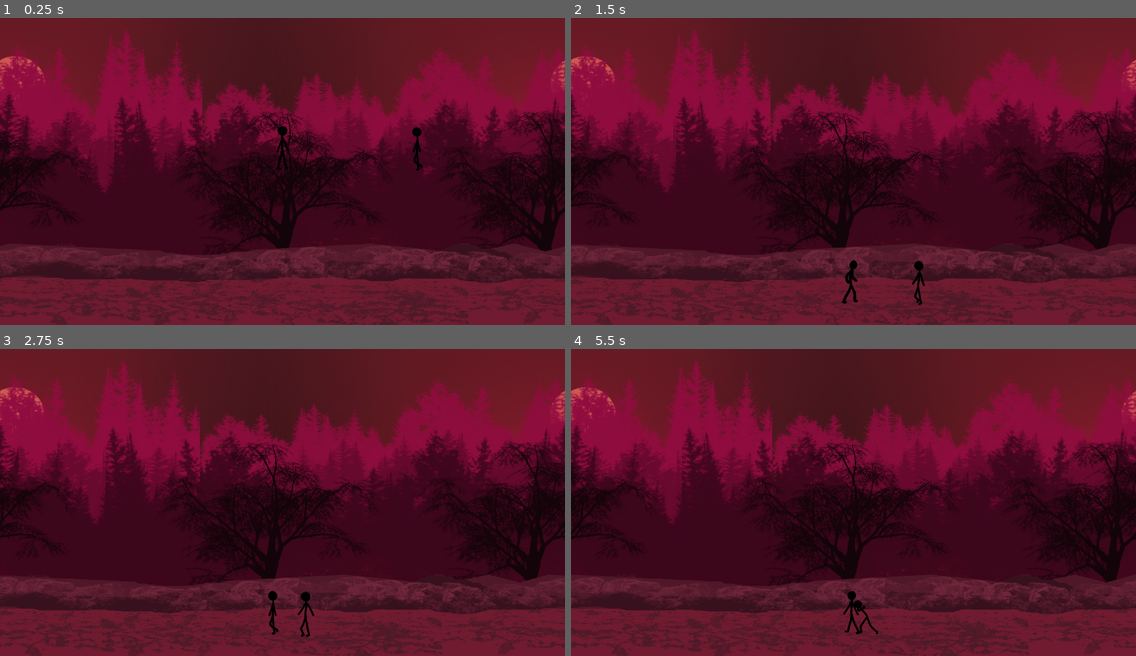
Above: before the commit, frames 1-4 (two rows, left to right).
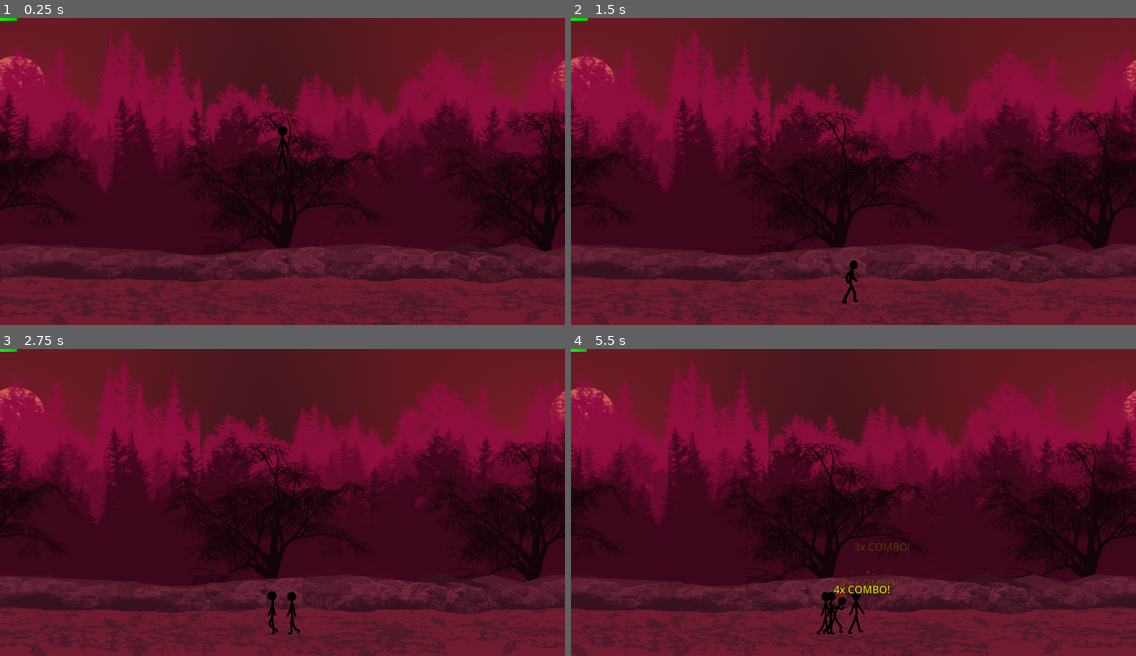
Above: after the commit, the same moments.

Repository: SUGANTH-V-27/stickman
Game: Godot game, scene res://scenes/main.tscn
Same seed, same stepped clock (60 frames per second), same inputs: the game is played once before the commit and once after it.
Inputs:
- Up to frame 1 (0.25 s): no input
- Up to frame 2 (1.5 s): hold Space (attack) 0.53-1.28 s; hold Right (ui_right) from 0.53 s (still down); tap K (kick) at 0.8, 1.35 s
- Up to frame 3 (2.75 s): tap Space (attack) at 1.55 s; release Right (ui_right) at 2.03 s; hold Left (ui_left) from 2.03 s (still down); hold Space (attack) from 2.03 s (still down); tap K (kick) at 2.3 s
- Up to frame 4 (5.5 s): release Left (ui_left) at 2.78 s; release Space (attack) at 2.78 s; hold Right (ui_right) 2.78-4.28 s; tap K (kick) at 2.85, 3.8, 4.35, 5.3 s; tap Space (attack) at 3.05, 4.55 s; hold Space (attack) 3.53-4.28 s; hold Left (ui_left) 4.28-5.03 s; hold Right (ui_right) from 5.03 s (still down); hold Space (attack) from 5.03 s (still down)

The runs differ from the first frame. In frame 1, 0.2% of the frame differs, in the area x 0-75%, y 0-50%; in frame 2, 5.1%; in frame 3, 6.6%; in frame 4, 20%, in the area x 0-100%, y 0-100%.

Commit message:
health bar blood animation spawn system done

Diff:
--- /dev/null
+++ b/Scripts/CombatSystem.gd
@@ -0,0 +1,219 @@
+# CombatSystem.gd - Handles combat visual effects and combo tracking
+extends Node
+
+# Combat configuration
+const COMBO_WINDOW = 2.0  # seconds to maintain combo
+const DAMAGE_NUMBER_DURATION = 0.8
+const SCREEN_SHAKE_INTENSITY = 5.0
+
+# References
+var scene_root: Node = null
+var camera: Camera2D = null
+
+# Combo tracking
+var combo_counts = {}  # Dictionary to track combos per entity
+var combo_timers = {}
+
+func _init(scene):
+	scene_root = scene
+
+func set_camera(cam: Camera2D):
+	camera = cam
+
+# ==================== VISUAL EFFECTS ====================
+
+# Show floating damage number
+func show_damage_number(position: Vector2, damage: int):
+	var label = Label.new()
+	label.text = "-" + str(damage)
+	label.add_theme_font_size_override("font_size", 24)
+	label.add_theme_color_override("font_color", Color.RED)
+	label.add_theme_color_override("font_outline_color", Color.BLACK)
+	label.add_theme_constant_override("outline_size", 3)
+	label.z_index = 50
+
+
+	label.global_position = position - Vector2(0, 30)
+	scene_root.add_child(label)
+
+	# Animate upward and fade
+	var tween = create_tween()
+	tween.set_parallel(true)
+	tween.tween_property(label, "position:y", label.position.y - 50, DAMAGE_NUMBER_DURATION)
+	tween.tween_property(label, "modulate:a", 0.0, DAMAGE_NUMBER_DURATION)
+
+	await tween.finished
+	label.queue_free()
+
+# Screen shake effect
+func shake_camera(duration: float, intensity: float):
+	if camera == null:
+		return
+
+	var original_offset = camera.offset
+	var elapsed = 0.0
+
+	while elapsed < duration:
+		camera.offset = original_offset + Vector2(
+			randf_range(-intensity, intensity),
+			randf_range(-intensity, intensity)
+		)
+		elapsed += get_process_delta_time()
+		await scene_root.get_tree().process_frame
+
+	camera.offset = original_offset
+
+# Flash sprite red (enhanced hit feedback)
+func flash_damage(sprite: AnimatedSprite2D, flash_count: int = 3):
+	if sprite == null:
+		return
+
+	var original_modulate = sprite.modulate
+
+	for i in range(flash_count):
+		sprite.modulate = Color.RED
+		await scene_root.get_tree().create_timer(0.05).timeout
+		sprite.modulate = original_modulate
+		await scene_root.get_tree().create_timer(0.05).timeout
+
+# ==================== COMBO SYSTEM ====================
+
+# Update combo for attacker
+func update_combo(attacker: Node):
+	var attacker_id = attacker.get_instance_id()
+
+	# Check if combo timer exists
+	if combo_timers.has(attacker_id):
+		var time_since_last = Time.get_ticks_msec() - combo_timers[attacker_id]
+
+		if time_since_last < COMBO_WINDOW * 1000:
+			# Continue combo
+			combo_counts[attacker_id] = combo_counts.get(attacker_id, 0) + 1
+		else:
+			# Reset combo
+			combo_counts[attacker_id] = 1
+	else:
+		# First hit
+		combo_counts[attacker_id] = 1
+
+	combo_timers[attacker_id] = Time.get_ticks_msec()
+
+	return combo_counts[attacker_id]
+
+# Get current combo count
+func get_combo(attacker: Node) -> int:
+	return combo_counts.get(attacker.get_instance_id(), 0)
+
+# Reset combo
+func reset_combo(attacker: Node):
+	var attacker_id = attacker.get_instance_id()
+	combo_counts.erase(attacker_id)
+	combo_timers.erase(attacker_id)
+
+# Show combo text
+func show_combo_text(position: Vector2, combo: int):
+	if combo < 2:
+		return
+
+	var label = Label.new()
+	label.text = str(combo) + "x COMBO!"
+	label.add_theme_font_size_override("font_size", 28)
+	label.add_theme_color_override("font_color", Color.YELLOW)
+	label.add_theme_color_override("font_outline_color", Color.BLACK)
+	label.add_theme_constant_override("outline_size", 4)
+	label.z_index = 50
+
+
+	label.global_position = position - Vector2(0, 60)
+	scene_root.add_child(label)
+
+	# Animate with scale
+	var tween = create_tween()
+	tween.set_parallel(true)
+	tween.tween_property(label, "position:y", label.position.y - 40, 0.8)
+	tween.tween_property(label, "scale", Vector2(1.3, 1.3), 0.2).set_trans(Tween.TRANS_BACK)
+	tween.tween_property(label, "modulate:a", 0.0, 0.8).set_delay(0.2)
+
+	await tween.finished
+	label.queue_free()
+
+# Create blood particles on hit
+func create_blood_particles(position: Vector2, direction: int = 1):
+	for i in range(8):
+		var particle = ColorRect.new()
+		particle.size = Vector2(4, 4)
+		particle.color = Color(0.8, 0.1, 0.1, 1.0)  # Dark red blood
+		particle.global_position = position
+		scene_root.add_child(particle)
+
+		var angle = randf_range(-PI/3, PI/3) + (0 if direction > 0 else PI)
+		var distance = randf_range(20, 50)
+		var target = position + Vector2(cos(angle), sin(angle)) * distance
+
+		var tween = create_tween()
+		var fall_distance = randf_range(30, 60)
+		tween.set_parallel(true)
+		tween.tween_property(particle, "global_position", target + Vector2(0, fall_distance), 0.6)
+		tween.tween_property(particle, "modulate:a", 0.0, 0.6)
+
+		await tween.finished
+		particle.queue_free()
+
+# Create combo particles
+func create_combo_particles(position: Vector2, combo: int):
+
+
+	if combo < 3:
+		return
+
+	var colors = [Color.YELLOW, Color.ORANGE, Color.RED]
+	var color = colors[min(int(combo / 2), 2)]
+
+
+	for i in range(combo * 2):
+		var particle = ColorRect.new()
+		particle.size = Vector2(6, 6)
+		particle.color = color
+		particle.global_position = position
+		scene_root.add_child(particle)
+
+		var angle = randf() * TAU
+		var distance = randf_range(30, 80)
+		var target = position + Vector2(cos(angle), sin(angle)) * distance
+
+		var tween = create_tween()
+		tween.set_parallel(true)
+		tween.tween_property(particle, "global_position", target, 0.5)
+		tween.tween_property(particle, "modulate:a", 0.0, 0.5)
+
+		await tween.finished
+		particle.queue_free()
+
+# ==================== ENHANCED HIT HANDLER ====================
+
+# Call this when damage is dealt
+func on_hit(attacker: Node, target: Node, damage: int, position: Vector2):
+	# Update combo
+	var combo = update_combo(attacker)
+
+	# Show damage number
+	show_damage_number(position, damage)
+
+	# Blood particles effect
+	var direction = 1 if attacker.global_position.x < target.global_position.x else -1
+	create_blood_particles(position, direction)
+
+	# Flash target red
+	if target.has_node("Sprite") or target.has_node("AnimatedSprite2D"):
+		var sprite = target.get_node("AnimatedSprite2D") if target.has_node("AnimatedSprite2D") else target.get_node("Sprite")
+		flash_damage(sprite)
+
+	# Combo effects
+	if combo >= 2:
+		show_combo_text(position, combo)
+
+	if combo >= 3:
+		create_combo_particles(position, combo)
+		shake_camera(0.15, SCREEN_SHAKE_INTENSITY * (combo * 0.5))
+	else:
+		shake_camera(0.1, SCREEN_SHAKE_INTENSITY)
--- /dev/null
+++ b/Scripts/SpawnSystem.gd
@@ -0,0 +1,154 @@
+# SpawnSystem.gd - Handles enemy waves and boss spawning
+extends Node
+
+signal wave_started(wave_number, enemy_count)
+signal wave_completed(wave_number)
+signal boss_spawned
+signal game_won
+
+# Enemy scene
+var enemy_scene = preload("res://scenes/enemy.tscn")
+# var boss_scene = preload("res://scenes/boss.tscn")  # Uncomment when you have boss
+
+# Wave configuration
+const MAX_WAVES = 10
+const BASE_ENEMIES_PER_WAVE = 3
+const WAVE_DELAY = 3.0
+const ENEMY_SPAWN_INTERVAL = 1.0
+
+# Wave state
+var current_wave = 0
+var enemies_alive = 0
+var total_enemies_killed = 0
+var wave_active = false
+var boss_spawned_flag = false
+
+# References
+var scene_root: Node = null
+var spawn_positions = []
+
+func _init(scene):
+	scene_root = scene
+
+# Set spawn positions (call this from main scene)
+func set_spawn_positions(positions: Array):
+	spawn_positions = positions
+
+# Start wave-based gameplay
+func start_wave_mode():
+	current_wave = 0
+	enemies_alive = 0
+	total_enemies_killed = 0
+	boss_spawned_flag = false
+	start_next_wave()
+
+# Start next wave
+func start_next_wave():
+	current_wave += 1
+
+	# Check if boss wave
+	if current_wave > MAX_WAVES and not boss_spawned_flag:
+		spawn_boss()
+		return
+
+	var enemy_count = get_enemies_for_wave(current_wave)
+	wave_active = true
+
+	emit_signal("wave_started", current_wave, enemy_count)
+	print("🌊 Wave ", current_wave, " starting with ", enemy_count, " enemies")
+
+	# Spawn enemies with delay
+	for i in range(enemy_count):
+		await scene_root.get_tree().create_timer(ENEMY_SPAWN_INTERVAL).timeout
+		spawn_enemy()
+
+# Calculate enemies for wave (scales with difficulty)
+func get_enemies_for_wave(wave: int) -> int:
+	return BASE_ENEMIES_PER_WAVE + int(wave / 2)
+
+# Spawn single enemy
+func spawn_enemy():
+	var enemy = enemy_scene.instantiate()
+
+	# Get random spawn position
+	var spawn_pos = get_random_spawn_position()
+	enemy.global_position = spawn_pos
+
+	scene_root.add_child(enemy)
+	enemies_alive += 1
+
+	# Connect death signal
+	if not enemy.is_connected("tree_exited", _on_enemy_died):
+		enemy.tree_exited.connect(_on_enemy_died)
+
+	print("👹 Enemy spawned at ", spawn_pos)
+	return enemy
+
+# Get random spawn position
+func get_random_spawn_position() -> Vector2:
+	if spawn_positions.size() > 0:
+		return spawn_positions[randi() % spawn_positions.size()]
+	else:
+		# Default spawn positions
+		var x = randf_range(100, 700)
+		return Vector2(x, 270)
+
+# Called when enemy dies
+func _on_enemy_died():
+	enemies_alive -= 1
+	total_enemies_killed += 1
+
+	print("💀 Enemy killed! Alive: ", enemies_alive, " | Total killed: ", total_enemies_killed)
+
+	# Check if wave complete
+	if enemies_alive == 0 and wave_active:
+		on_wave_complete()
+
+# Wave completed
+func on_wave_complete():
+	wave_active = false
+	emit_signal("wave_completed", current_wave)
+
+	print("✅ Wave ", current_wave, " complete!")
+
+	# Delay before next wave
+	scene_root.get_tree().create_timer(WAVE_DELAY).timeout.connect(start_next_wave)
+
+
+# Spawn boss
+func spawn_boss():
+	boss_spawned_flag = true
+	emit_signal("boss_spawned")
+
+	print("🔥 BOSS WAVE!")
+
+	# TODO: Spawn boss when you create boss scene
+	# var boss = boss_scene.instantiate()
+	# boss.global_position = Vector2(600, 270)
+	# scene_root.add_child(boss)
+	# enemies_alive += 1
+	# boss.tree_exited.connect(_on_boss_died)
+
+# Called when boss dies
+func _on_boss_died():
+	enemies_alive -= 1
+	emit_signal("game_won")
+	print("🏆 BOSS DEFEATED! YOU WIN!")
+
+# Get wave info (for UI)
+func get_wave_info() -> Dictionary:
+	return {
+		"current_wave": current_wave,
+		"max_waves": MAX_WAVES,
+		"enemies_alive": enemies_alive,
+		"total_killed": total_enemies_killed,
+		"is_boss_wave": current_wave > MAX_WAVES
+	}
+
+# Reset system
+func reset():
+	current_wave = 0
+	enemies_alive = 0
+	total_enemies_killed = 0
+	wave_active = false
+	boss_spawned_flag = false
--- a/scenes/enemy.gd
+++ b/scenes/enemy.gd
@@ -69,6 +69,7 @@
 	if can_attack:
 		attack()
 
+
 # ------------------------------------------------
 # ATTACK
 # ------------------------------------------------
@@ -101,6 +102,16 @@
 	if body.is_in_group("player"):
 		var dir := -1 if sprite.flip_h else 1
 		body.take_damage(attack_damage, dir, 200)
+
+		# Show damage effects
+		var main = get_tree().current_scene
+		if main and main.has_method("get") and main.get("combat_system"):
+			main.combat_system.on_hit(
+				self,
+				body,
+				attack_damage,
+				body.global_position
+			)
 
 # ------------------------------------------------
 # DAMAGE
--- /dev/null
+++ b/scenes/main.gd
@@ -0,0 +1,108 @@
+# main.gd - Main game scene
+extends Node2D
+
+# Systems
+var combat_system
+var spawn_system
+
+# Node references
+@onready var player = $player  # Your player node
+@onready var enemy = $enemy    # Remove this - enemies will be spawned!
+@onready var parallax_bg = $ParallaxBackground
+
+@onready var health_bar: TextureProgressBar = $UI/HealthBar
+
+func _ready():
+	print("🎮 Main scene loaded!")
+
+	# Health bar
+	player.health = player.max_health
+	health_bar.max_value = player.max_health
+	health_bar.value = player.health
+	player.health_changed.connect(_on_player_health_changed)
+
+	# Remove static enemy
+	if enemy:
+		enemy.queue_free()
+
+	# Initialize systems ONCE
+	setup_combat_system()
+	setup_spawn_system()
+
+	await get_tree().create_timer(1.0).timeout
+	spawn_system.start_wave_mode()
+
+func _on_player_health_changed(current: int, max: int) -> void:
+	health_bar.max_value = max
+	health_bar.value = current
+
+func _process(delta):
+	health_bar.value = player.health
+
+	# Handle parallax background scrolling
+	if parallax_bg:
+		var cam = player.get_node_or_null("Camera2D")
+		if cam:
+			var cam_pos = cam.get_screen_center_position()
+			parallax_bg.scroll_offset = cam_pos
+
+func setup_combat_system():
+	# Load and initialize combat system
+	var CombatSystemScript = preload("res://Scripts/CombatSystem.gd")
+
+	combat_system = CombatSystemScript.new(self)
+	combat_system.name = "CombatSystem"
+	add_child(combat_system)
+
+	# Set camera from player
+	var camera = player.get_node_or_null("Camera2D")
+	if camera:
+		combat_system.set_camera(camera)
+
+	print("✅ Combat System initialized")
+
+
+func setup_spawn_system():
+	# Load and initialize spawn system
+	var SpawnSystemScript = load("res://Scripts/SpawnSystem.gd")
+
+	spawn_system = SpawnSystemScript.new(self)
+	add_child(spawn_system)
+	# ✅ FIX: Set scene_root manually
+
+	# Set spawn positions (adjust these to your arena size)
+	spawn_system.set_spawn_positions([
+		Vector2(5100, 359),   # Left spawn (200 units left of player)
+		Vector2(5500, 359),   # Right spawn (200 units right of player)
+		Vector2(5300, 359)    # Center spawn (at player position)
+	])
+
+	# Connect signals for UI/events
+	spawn_system.wave_started.connect(_on_wave_started)
+	spawn_system.wave_completed.connect(_on_wave_completed)
+	spawn_system.boss_spawned.connect(_on_boss_spawned)
+	spawn_system.game_won.connect(_on_game_won)
+
+	print("✅ Spawn System initialized")
+
+# ==================== SIGNAL HANDLERS ====================
+
+func _on_wave_started(wave_number: int, enemy_count: int):
+	print("📢 UI: Wave ", wave_number, " started! Enemies: ", enemy_count)
+	# TODO: Update UI here
+	# Example: $WaveLabel.text = "Wave " + str(wave_number)
+
+func _on_wave_completed(wave_number: int):
+	print("📢 UI: Wave ", wave_number, " completed!")
+	# TODO: Show wave complete message
+	# Example: $MessageLabel.text = "Wave Complete!"
+
+func _on_boss_spawned():
+	print("📢 UI: BOSS FIGHT!")
+	# TODO: Show boss warning
+	# Example: $BossWarning.visible = true
+
+func _on_game_won():
+	print("📢 UI: VICTORY!")
+	# TODO: Show victory screen
+	# Example: $VictoryScreen.visible = true
--- a/scenes/main.tscn
+++ b/scenes/main.tscn
@@ -1,5 +1,6 @@
-[gd_scene load_steps=12 format=3 uid="uid://hsx47gtwbfoc"]
+[gd_scene load_steps=15 format=3 uid="uid://hsx47gtwbfoc"]
 
+[ext_resource type="Script" uid="uid://gyicvvqocdmw" path="res://scenes/main.gd" id="1_main"]
 [ext_resource type="PackedScene" uid="uid://cid21vx5nefym" path="res://scenes/player.tscn" id="1_o5qli"]
 [ext_resource type="PackedScene" uid="uid://d0ao3ieetescq" path="res://scenes/enemy.tscn" id="2_0wfyh"]
 [ext_resource type="Texture2D" uid="uid://cuairb2ngfnyb" path="res://assets/backgrounds/red_forest/2.png" id="3_85g3d"]
@@ -45,8 +46,16 @@
 [sub_resource type="RectangleShape2D" id="RectangleShape2D_85g3d"]
 size = Vector2(50000, 356)
 
+[sub_resource type="Gradient" id="Gradient_85g3d"]
+colors = PackedColorArray(0, 1, 0, 1, 0, 0.8, 0, 1)
+
+[sub_resource type="GradientTexture2D" id="GradientTexture2D_choun"]
+gradient = SubResource("Gradient_85g3d")
+width = 60
+height = 10
+
 [node name="Node2D" type="Node2D"]
-script = SubResource("GDScript_85g3d")
+script = ExtResource("1_main")
 
 [node name="player" parent="." instance=ExtResource("1_o5qli")]
 position = Vector2(5300, 359)
@@ -138,3 +147,11 @@
 [node name="CollisionShape2D" type="CollisionShape2D" parent="StaticBody2D"]
 position = Vector2(914, 1183)
 shape = SubResource("RectangleShape2D_85g3d")
+
+[node name="UI" type="CanvasLayer" parent="."]
+
+[node name="HealthBar" type="TextureProgressBar" parent="UI"]
+offset_right = 60.0
+offset_bottom = 40.0
+value = 100.0
+texture_progress = SubResource("GradientTexture2D_choun")
--- a/scenes/player.gd
+++ b/scenes/player.gd
@@ -11,12 +11,14 @@
 enum State { IDLE, MOVE, ATTACK, HIT, DEAD }
 var state: State = State.IDLE
 var health := 0
+signal health_changed(current: int, max: int)
+
 
 # -------------------- NODES --------------------
 @onready var sprite: AnimatedSprite2D = $AnimatedSprite2D
 @onready var punch_hitbox: Area2D = $punchhitbox
 @onready var kick_hitbox: Area2D = $kickhitbox
-@onready var health_bar: TextureProgressBar = $HealthBar
+
 @onready var camera: Camera2D = $Camera2D
 
 const CAMERA_Y := 540.0
@@ -25,8 +27,9 @@
 
 func _ready() -> void:
 	health = max_health
-	health_bar.max_value = max_health
-	health_bar.value = health
+	z_index = 10
+
+
 
 	punch_hitbox.monitoring = false
 	kick_hitbox.monitoring = false
@@ -89,7 +92,7 @@
 	await get_tree().create_timer(0.05).timeout
 	punch_hitbox.monitoring = false
 
-	await sprite.animation_finished
+	await get_tree().create_timer(0.25).timeout
 	state = State.IDLE
 	sprite.play("idle")
 
@@ -103,9 +106,10 @@
 	await get_tree().create_timer(0.06).timeout
 	kick_hitbox.monitoring = false
 
-	await sprite.animation_finished
+	await get_tree().create_timer(0.35).timeout
 	state = State.IDLE
 	sprite.play("idle")
+
 
 # ------------------------------------------------
 # HITBOX SIGNALS
@@ -117,7 +121,17 @@
 	if body.is_in_group("enemy"):
 		var dir := -1 if sprite.flip_h else 1
 		body.take_damage(punch_damage, dir, 200)
-		camera.shake(5)
+
+		var main = get_tree().current_scene
+		if main and main.has_method("get") and main.get("combat_system"):
+			main.combat_system.on_hit(
+				self,
+				body,
+				punch_damage,
+				body.global_position
+			)
+
+
 
 func _on_kickhitbox_body_entered(body: Node) -> void:
 	if state != State.ATTACK:
@@ -125,19 +139,30 @@
 	if body.is_in_group("enemy"):
 		var dir := -1 if sprite.flip_h else 1
 		body.take_damage(kick_damage, dir, 450)
-		camera.shake(10)
+
+		var main = get_tree().current_scene
+		if main and main.has_method("get") and main.get("combat_system"):
+			main.combat_system.on_hit(
+				self,
+				body,
+				kick_damage,
+				body.global_position
+			)
+
+
 
 # ------------------------------------------------
 # DAMAGE
 # ------------------------------------------------
-
 func take_damage(amount: int, knockback_dir: int, force: float) -> void:
 	if state == State.DEAD:
 		return
 
 	state = State.HIT
 	health -= amount
-	health_bar.value = health
+	health = max(health, 0)
+
+	emit_signal("health_changed", health, max_health)
 
 	velocity.x = knockback_dir * force
 	move_and_slide()
@@ -151,6 +176,7 @@
 	state = State.IDLE
 	sprite.play("idle")
 
+
 func die() -> void:
 	state = State.DEAD
 	sprite.play("death")
--- a/scenes/player.tscn
+++ b/scenes/player.tscn
@@ -212,15 +212,6 @@
 sprite_frames = SubResource("SpriteFrames_l71n6")
 animation = &"idle"
 
-[node name="HealthBar" type="TextureProgressBar" parent="."]
-modulate = Color(0, 0.763664, 0.2906396, 1)
-self_modulate = Color(2.8878452e-07, 0.5806788, 0.25309566, 1)
-offset_left = -118.0
-offset_top = -192.0
-offset_right = 136.0
-offset_bottom = -158.0
-value = 100.0
-
 [node name="kickhitbox" type="Area2D" parent="."]
 position = Vector2(1, 0)
 scale = Vector2(0.7752138, 1.0209792)
Not shown, added: Scripts/CombatSystem.gd.uid
Not shown, added: Scripts/SpawnSystem.gd.uid
Not shown, added: scenes/main.gd.uid
Not shown, added: scenes/main.tscn3187666692.tmp
Not shown, added: scenes/main.tscn3198673868.tmp
Not shown, added: scenes/main.tscn3346117554.tmp
Not shown, added: scenes/main.tscn7791027287.tmp
